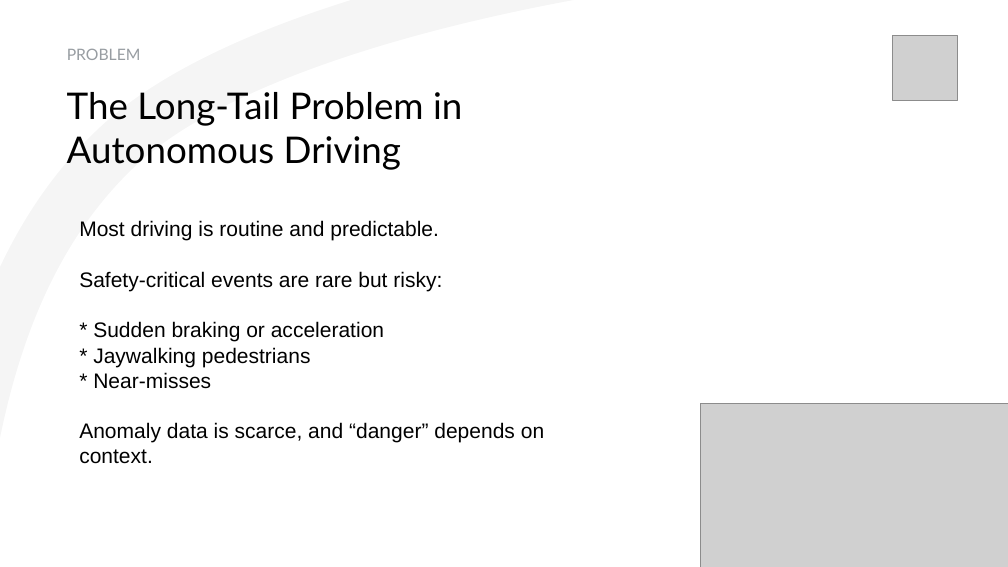
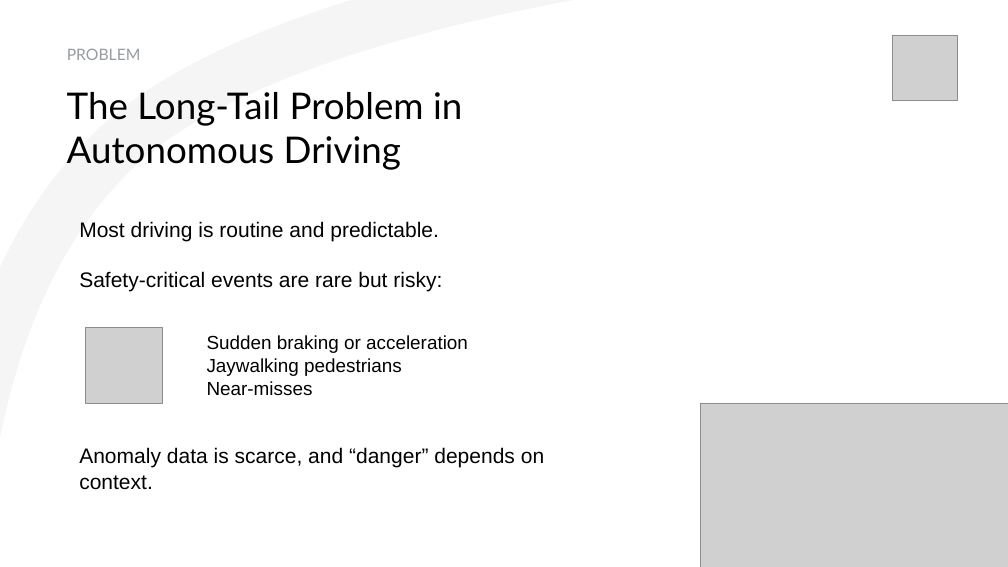
Before and after one commit to pstepanovum/womd-unsupervised-anomaly-detection, a slide deck: slide 2 of docs/presentation/Unsupervised Statistical Learning for Kinematic Anomaly Detection in Autonomous Driving Scenarios.pptx. Drawn at 1008x567 pixels with LibreOffice and Linux fonts; fonts in the diff are those of the drawing; grey boxes stand for pictures. Boxes give left, top, right and bottom in pixels: in the first picture for what was removed or moved away, otherwise in the second. Text is boxed around its words. In the diff, an @@ line names an element or a change of style, - is before the commit and + after.

```diff
--- a/docs/presentation/Unsupervised Statistical Learning for Kinematic Anomaly Detection in Autonomous Driving Scenarios.pptx
+++ b/docs/presentation/Unsupervised Statistical Learning for Kinematic Anomaly Detection in Autonomous Driving Scenarios.pptx
@@ picture added at box(85, 327, 162, 404) @@
@@ text at box(93, 321, 384, 389): paragraphs removed @@
-* Sudden braking or acceleration
-* Jaywalking pedestrians
-* Near-misses
@@ text added at box(207, 335, 468, 396), 18 pt, text #000000 @@
+Sudden braking or acceleration
+Jaywalking pedestrians
+Near-misses
```
Also in this commit, not shown: 1 other slide changed, 2 slides added, 1 slide removed.
